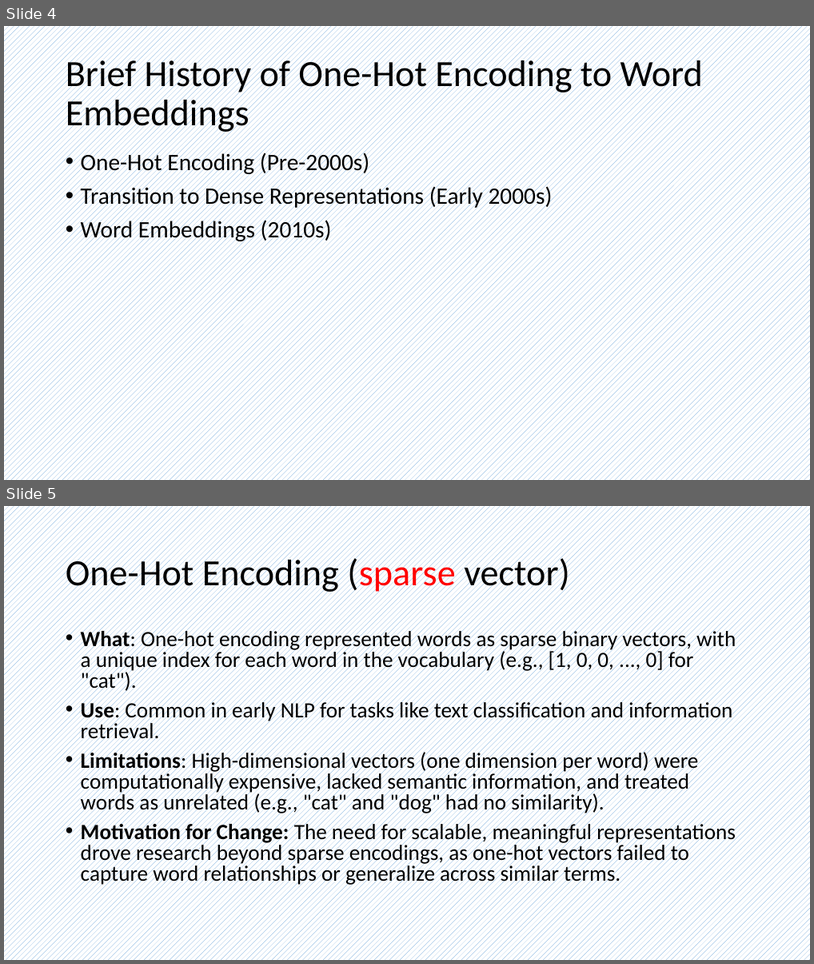
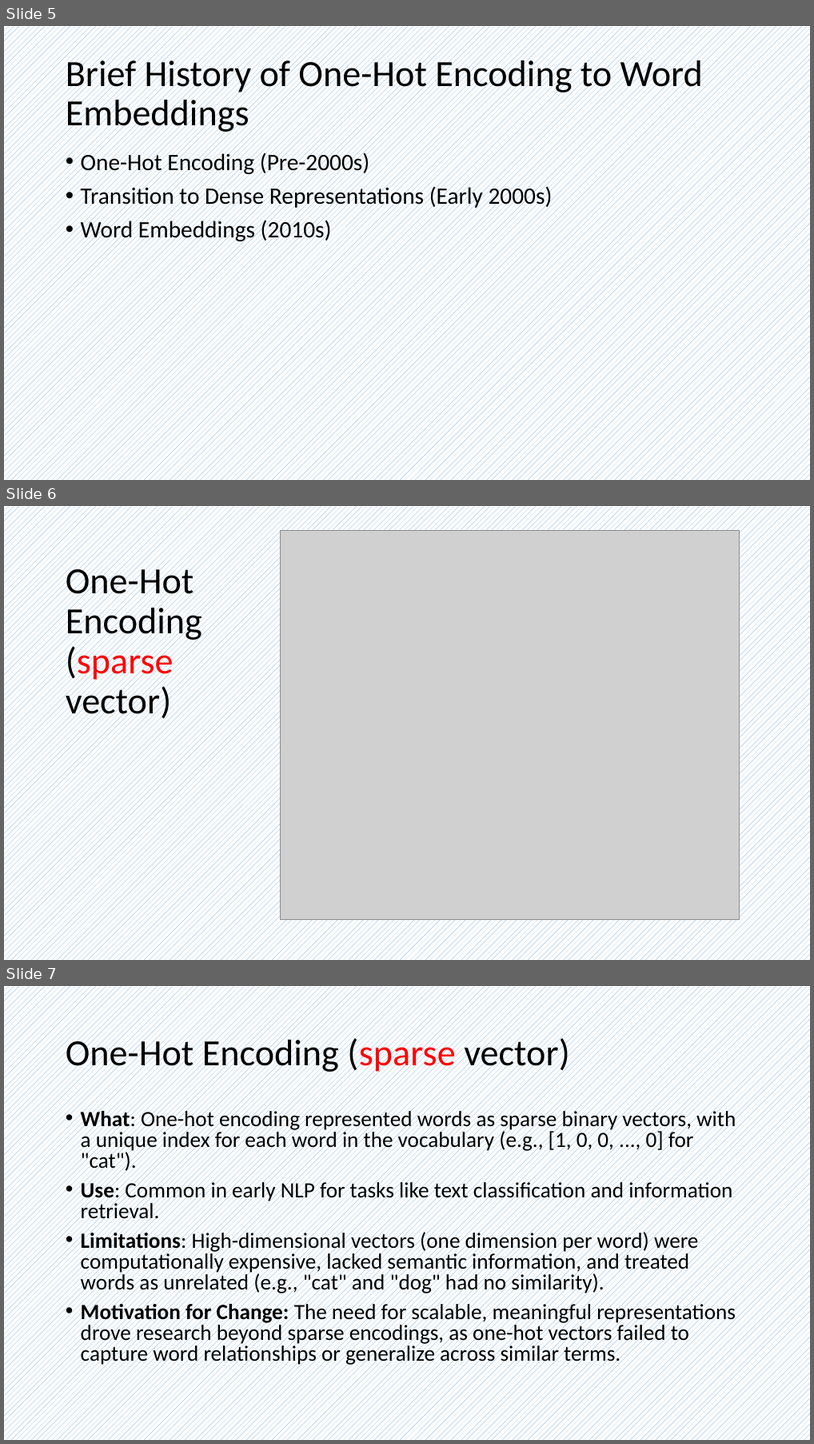
Before and after one commit to frankwxu/AI4DigitalForensics, a slide deck: CYFI445/lectures/10_word_embedding/0_word_embedding.pptx. Shown one above the other, each under a label of ours: slides 4 and 5 before the commit, slides 5, 6 and 7 after it. The pictures are 814x964 and 814x1444 pixels, drawn with LibreOffice and Linux fonts; fonts in the diff are those of the drawing; grey boxes stand for pictures; background and template pictures are left out. Boxes give left, top, right and bottom in pixels: in the first picture for what was removed or moved away, otherwise in the second. Text is boxed around its words. In the diff, an @@ line names an element or a change of style, - is before the commit and + after.

```diff
--- a/CYFI445/lectures/10_word_embedding/0_word_embedding.pptx
+++ b/CYFI445/lectures/10_word_embedding/0_word_embedding.pptx
@@ slide 6 added at (4, 506, 810, 960), background pattern #5B9BD5 on #FFFFFF @@
@@ picture added at (281, 530, 739, 920) @@
@@ title added at (66, 563, 202, 723), 44 pt, text #000000 @@
+One-Hot Encoding
+(sparse vector)
@@ what was slide 4 is now slide 5 @@
@@ what was slide 5 is now slide 7 @@
```
Also in this commit, not shown: 2 other slides added, 1 other file.
